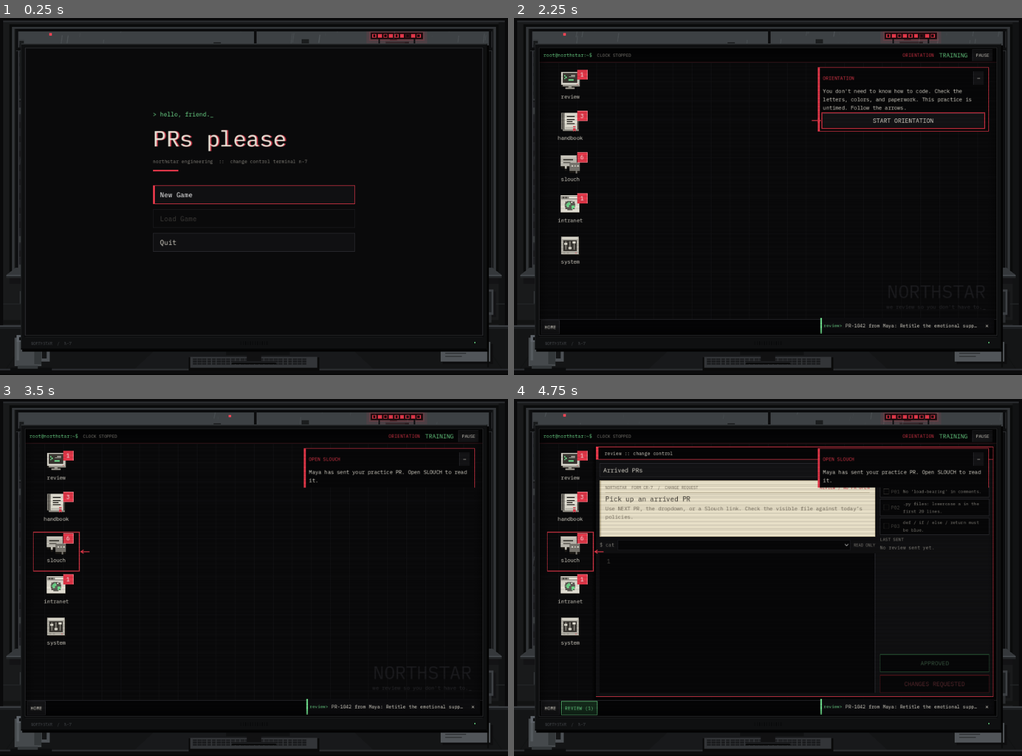
Above: before the commit, frames 1-4 (two rows, left to right).
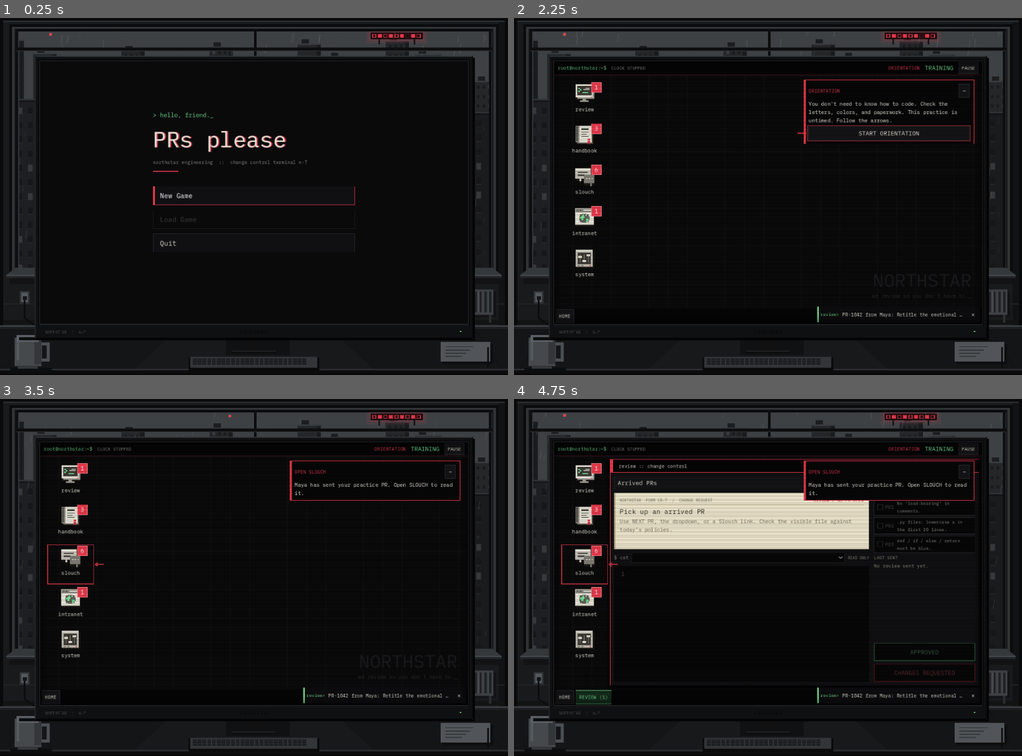
Above: after the commit, the same moments.

Repository: exponent-to/last-review
Game: Godot game, scene res://native/main.tscn
Two runs of this game, one before a commit and one after it. Both use one fixed random seed, a clock stepped at 60 frames per second and the inputs below.
Inputs (mouse positions are in pixels of both pictures, inside the frame that each line leads up to):
- Up to frame 1 (0.25 s): no input
- Up to frame 2 (2.25 s): click "New Game" at 0.5 s; click "Slot 1 — Empty" at 1.25 s; click "SKIP [ESC]" at 2 s
- Up to frame 3 (3.5 s): click "START ORIENTATION" at 2.75 s
- Up to frame 4 (4.75 s): click (569, 470) at 3.52 s; click "NEXT PR →" at 4.25 s

The runs differ from the first frame. In frame 1, 5.8% of the frame differs, in the area x 4-97%, y 7-97%; in frame 2, 10%; in frame 3, 9.2%; in frame 4, 18%.

Commit message:
Shrink the monitor screen to show more of the office
Co-Authored-By: Claude Opus 5.5 <noreply@anthropic.com>
Claude-Session: https://claude.ai/code/session_01G3PTrFvMoZ7xXoAPrr58ww

Diff:
--- a/native/computer_frame.gd
+++ b/native/computer_frame.gd
@@ -1,7 +1,7 @@
 extends Control
 ## The physical monitor and room behind the desktop. All input belongs to its screen.
 
-const SCREEN_INSETS := Vector4(64.0, 76.0, 64.0, 100.0)
+const SCREEN_INSETS := Vector4(100.0, 108.0, 100.0, 128.0)
 var _motion := true
 var _elapsed := 0.0
 var _day := 1
--- a/tests/test_interface.gd
+++ b/tests/test_interface.gd
@@ -161,7 +161,7 @@
 		await process_frame
 		check(ui.scene_host.size == ui.size, "Computer frame must occupy the complete viewport behind the monitor screen")
 		check(ui._monitor_screen.size.x >= ui.size.x * 0.78 and ui._monitor_screen.size.y >= ui.size.y * 0.65, "Computer monitor must stay readable while allowing room around it")
-		check(ui._monitor_screen.position.x >= 60 and ui._monitor_screen.position.y >= 70, "The rainy office must stay visible beside and above the monitor")
+		check(ui._monitor_screen.position.x >= 96 and ui._monitor_screen.position.y >= 100, "The rainy office must stay visible beside and above the monitor")
 		for launcher: Button in ui._home_icons.values():
 			check(Rect2(Vector2.ZERO, ui._desktop.size).encloses(launcher.get_rect()), "All home icons must remain inside the reduced monitor screen")
 		check(ui._diff.size.y >= 100, "Review code must retain readable vertical space at supported window sizes")
Not shown, changed: docs/art-pipeline.md
Not shown, changed: docs/interface.md
